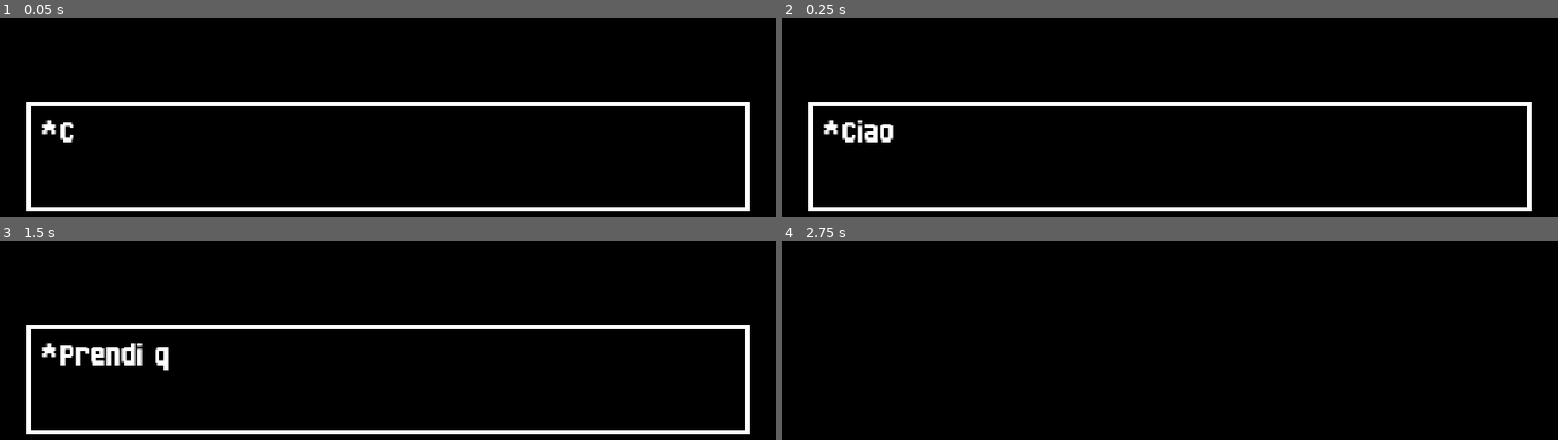
Above: before the commit, frames 1-4 (two rows, left to right).
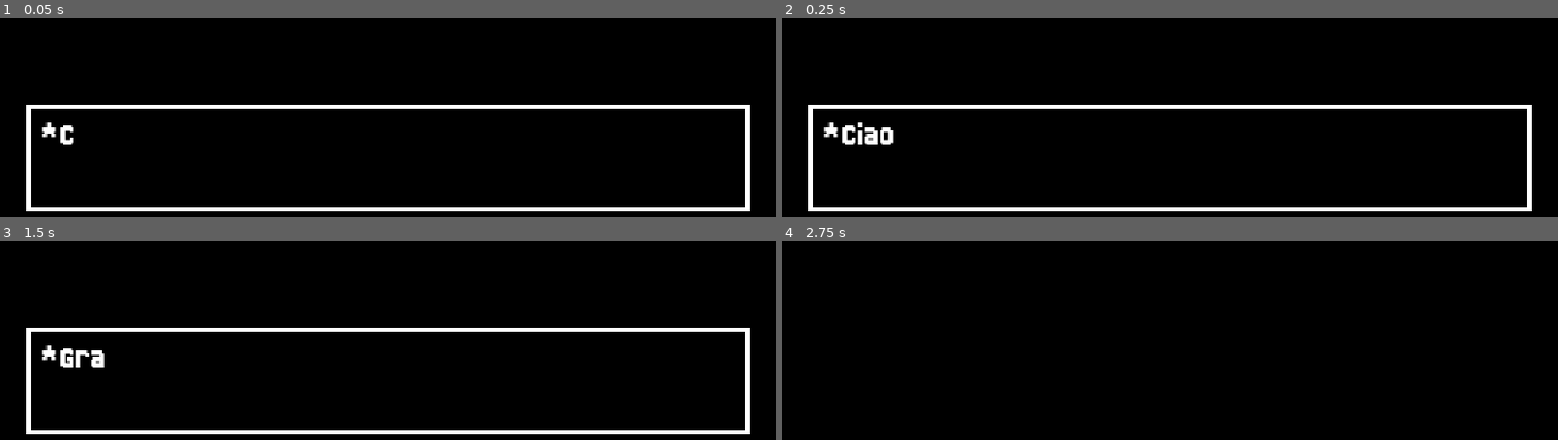
Above: after the commit, the same moments.

Repository: createlab-univaq/pisco
Game: Godot game, scene res://scene/textbox.tscn
Two runs of this game, one before a commit and one after it. Both use one fixed random seed, a clock stepped at 60 frames per second and the inputs below.
Inputs (mouse positions are in pixels of both pictures, inside the frame that each line leads up to):
- Up to frame 1 (0.05 s): no input
- Up to frame 2 (0.25 s): no input
- Up to frame 3 (1.5 s): tap Enter (ui_accept) at 0.5, 0.6, 0.77, 1.07 s; click (388, 258) at 1.25 s, where only the run after the commit has a clickable "Accetta la spada"
- Up to frame 4 (2.75 s): tap Enter (ui_accept) at 2.1, 2.27, 2.57 s

The runs differ from the first frame. In frame 1, 2.9% of the frame differs, in the area x 3-97%, y 42-64%; in frame 2, 3.2%; in frame 3, 3.6%, in the area x 3-97%, y 42-66%; in frame 4, nothing differs.

Commit message:
Implementate le scelte

Diff:
--- a/dialogs/intro/dialoghi.csv
+++ b/dialogs/intro/dialoghi.csv
@@ -1,4 +1,6 @@
 id,it,en,es
-1,Ciao viandante! Benvenuto nel nostro villaggio.,Hello traveler! Welcome to our village.,¡Hola viajero! Bienvenido a nuestro pueblo.
-2,Le cose sono diventate pericolose da queste parti...,Things have become dangerous around here...,Las cosas se han puesto peligrosas por aquí...
-3,"Prendi questa spada, ti servirà per difenderti.","Take this sword, you will need it to defend yourself.","Toma esta espada, te ayudará a defenderte."
+INTRO_1,Ciao viandante! Benvenuto nel nostro villaggio.,Hello traveler! Welcome to our village.,¡Hola viajero! Bienvenido a nuestro pueblo.
+INTRO_2,Le cose sono diventate pericolose da queste parti...,Things have become dangerous around here...,Las cosas se han puesto peligrosas por aquí...
+INTRO_3,"SCELTA:Accetta la spada->ACCETTATA|Rifiuta la spada->RIFIUTATA","CHOICE:Accept the sword->ACCETTATA|Refuse the sword->RIFIUTATA","CHOICE:Aceptar la espada->ACCETTATA|Rechazar la espada->RIFIUTATA"
+ACCETTATA_1,"Grazie! Prendi questa spada, ti servirà per difenderti.","Thank you! Take this sword, you will need it to defend yourself.","¡Gracias! Toma esta espada, te ayudará a defenderte."
+RIFIUTATA_1,Sei un tipo coraggioso... o molto sciocco. Buona fortuna.,You are a brave soul... or very foolish. Good luck.,Eres un tipo valiente... o muy tonto. Buena suerte.
--- a/scene/textbox.gd
+++ b/scene/textbox.gd
@@ -2,39 +2,53 @@
 
 const CHAR_READ_RATE = 0.05
 
-@onready var textbox_container = $TextBoxContainer
-@onready var start_symbol = $TextBoxContainer/MarginContainer/HBoxContainer/Start
-@onready var end_symbol = $TextBoxContainer/MarginContainer/HBoxContainer/End
-@onready var label = $TextBoxContainer/MarginContainer/HBoxContainer/Label2
+@onready var textbox_container = $VBoxContainer/TextBoxContainer
+@onready var start_symbol = $VBoxContainer/TextBoxContainer/MarginContainer/HBoxContainer/Start
+@onready var end_symbol = $VBoxContainer/TextBoxContainer/MarginContainer/HBoxContainer/End
+@onready var label = $VBoxContainer/TextBoxContainer/MarginContainer/HBoxContainer/Label2
+
+@onready var choices_dialog = $VBoxContainer/ChoicesDialog
+@onready var choices_list = $VBoxContainer/ChoicesDialog/ChoicesList
+@onready var base_button = $VBoxContainer/ChoicesDialog/ChoicesList/Button
 
 var tween: Tween
+var percorso_file_attuale: String = ""
 
 enum State {
 	READY,
 	READING,
-	FINISHED
+	FINISHED,
+	WAITING_CHOICE
 }
 
 var current_state = State.READY
 var text_queue = []
+# Questo dizionario tiene traccia di quale blocco caricare per ogni pulsante premuto
+var blocchi_scelte_correnti = {}
 
 func _ready():
 	TranslationServer.set_locale("it")
-	print("Starting state: State.READY")
 	hide_textbox()
+	if choices_dialog:
+		choices_dialog.hide()
 
-	# Diciamo al codice di caricare il blocco "INTRO_VILLAGGIO" che ha 3 battute nel CSV
-	carica_dialogo_da_file("res://dialogs/intro/dialoghi.csv")
+	# collega il segnale del primo pulsante base
+	if base_button:
+		base_button.pressed.connect(_on_choice_pressed.bind(0))
 
-func carica_dialogo_da_file(percorso_csv: String):
+	carica_blocco_da_file("res://dialogs/intro/dialoghi.csv", "INTRO")
+
+
+func carica_blocco_da_file(percorso_csv: String, nome_blocco: String):
 	text_queue.clear()
-	TranslationServer.clear()
+	percorso_file_attuale = percorso_csv
 
 	var lingua_corrente = TranslationServer.get_locale()
 	var percorso_translation = percorso_csv.replace(".csv", "") + "." + lingua_corrente + ".translation"
 
 	var traduzione_scena = load(percorso_translation)
 	if traduzione_scena:
+		TranslationServer.clear()
 		TranslationServer.add_translation(traduzione_scena)
 	else:
 		print("ERRORE: Impossibile trovare il file di traduzione in: ", percorso_translation)
@@ -44,20 +58,19 @@
 		var file = FileAccess.open(percorso_csv, FileAccess.READ)
 
 		if not file.eof_reached():
-			file.get_line()
+			file.get_line() # salta intestazione
 
-		var contatore_battute = 0
 		while not file.eof_reached():
 			var riga = file.get_line().strip_edges()
 			if riga != "":
-				contatore_battute += 1
+				var id_riga = riga.split(",")[0].replace('"', '')
 
-		file.close() # Chiudiamo il file
+				if id_riga.begins_with(nome_blocco + "_"):
+					queue_text(id_riga)
 
-		for i in range(1, contatore_battute + 1):
-			queue_text(str(i))
-
-		print("Dialogo caricato con successo! Battute trovate nel CSV: ", contatore_battute)
+		file.close()
+		print("Caricato blocco: ", nome_blocco, " con ", text_queue.size(), " battute.")
+		change_state(State.READY)
 	else:
 		print("ERRORE: Il file CSV non esiste in: ", percorso_csv)
 
@@ -76,8 +89,15 @@
 				change_state(State.FINISHED)
 		State.FINISHED:
 			if Input.is_action_just_pressed("ui_accept"):
-				change_state(State.READY)
-				hide_textbox()
+				# se la prossima riga è una scelta non nascondere il riquadro
+				if !text_queue.is_empty() and tr(text_queue[0]).begins_with("SCELTA:"):
+					change_state(State.READY)
+				else:
+					change_state(State.READY)
+					hide_textbox()
+		State.WAITING_CHOICE:
+			pass
+
 
 func queue_text(next_text):
 	text_queue.push_back(next_text)
@@ -92,12 +112,36 @@
 	start_symbol.text = "*"
 	textbox_container.show()
 
+
 func display_text():
 	var chiave_dialogo = text_queue.pop_front()
 	var testo_tradotto = tr(chiave_dialogo)
-	print("Chiave generata dal codice: ", chiave_dialogo)
-	print("Testo che Godot riesce a trovare: ", testo_tradotto)
+
+	if testo_tradotto.begins_with("SCELTA:"):
+
+		blocchi_scelte_correnti.clear()
+		var stringa_pulita = testo_tradotto.replace("SCELTA:", "")
+		var opzioni = stringa_pulita.split("|")
+		var testi_pulsanti = []
+
+		for i in range(opzioni.size()):
+			var dati_scelta = opzioni[i].split("->")
+			var testo_pulsante = dati_scelta[0].strip_edges()
+			var blocco_destinazione = dati_scelta[1].strip_edges()
+
+			testi_pulsanti.append(testo_pulsante)
+			blocchi_scelte_correnti[i] = blocco_destinazione
+
+		genera_pulsanti_scelta(testi_pulsanti)
+		change_state(State.WAITING_CHOICE)
+		return
+
+	# in caso di dialogo normale
 	label.text = testo_tradotto
+
+	var linee_totali = label.get_line_count()
+	assert(linee_totali <= 2, "ERRORE CRITICO: Il dialogo '" + chiave_dialogo + "' supera le 2 righe consentite! Riduci il testo nel CSV.")
+
 	label.visible_ratio = 0.0
 	change_state(State.READING)
 	show_textbox()
@@ -106,6 +150,36 @@
 	tween.tween_property(label, "visible_ratio", 1.0, len(testo_tradotto) * CHAR_READ_RATE).set_trans(Tween.TRANS_LINEAR).set_ease(Tween.EASE_IN_OUT)
 	tween.tween_callback(on_tween_completed)
 
+
+func genera_pulsanti_scelta(opzioni: Array):
+	if choices_dialog == null or choices_list == null or base_button == null:
+		print("ERRORE CRITICO: Uno dei nodi dell'interfaccia delle scelte è NULL!")
+		print("choices_dialog: ", choices_dialog)
+		print("choices_list: ", choices_list)
+		print("base_button: ", base_button)
+		return
+
+	choices_dialog.show()
+
+	for i in range(1, choices_list.get_child_count()):
+		choices_list.get_child(i).queue_free()
+
+	for i in range(opzioni.size()):
+		if i == 0:
+			base_button.text = opzioni[i]
+		else:
+			var new_btn = base_button.duplicate()
+			choices_list.add_child(new_btn)
+			new_btn.text = opzioni[i]
+			new_btn.pressed.connect(_on_choice_pressed.bind(i))
+
+func _on_choice_pressed(index: int):
+	choices_dialog.hide()
+	hide_textbox()
+
+	var prossimo_blocco = blocchi_scelte_correnti[index]
+	carica_blocco_da_file(percorso_file_attuale, prossimo_blocco)
+
 func on_tween_completed():
 	end_symbol.text = "v"
 	change_state(State.FINISHED)
--- a/scene/textbox.tscn
+++ b/scene/textbox.tscn
@@ -21,46 +21,60 @@
 [node name="Textbox" type="CanvasLayer" unique_id=652256343]
 script = ExtResource("1_m1w5b")
 
-[node name="TextBoxContainer" type="MarginContainer" parent="." unique_id=1689561141]
+[node name="VBoxContainer" type="VBoxContainer" parent="." unique_id=1524390507]
 anchors_preset = 12
 anchor_top = 1.0
 anchor_right = 1.0
 anchor_bottom = 1.0
-offset_top = -230.0
+offset_top = -158.0
 grow_horizontal = 2
 grow_vertical = 0
+
+[node name="ChoicesDialog" type="PanelContainer" parent="VBoxContainer" unique_id=2144644261]
+visible = false
+layout_mode = 2
+
+[node name="ChoicesList" type="VBoxContainer" parent="VBoxContainer/ChoicesDialog" unique_id=1101964268]
+layout_mode = 2
+
+[node name="Button" type="Button" parent="VBoxContainer/ChoicesDialog/ChoicesList" unique_id=1279854986]
+layout_mode = 2
+
+[node name="TextBoxContainer" type="MarginContainer" parent="VBoxContainer" unique_id=1689561141]
+custom_minimum_size = Vector2(0, 225)
+layout_mode = 2
 theme_override_constants/margin_left = 40
 theme_override_constants/margin_top = 50
 theme_override_constants/margin_right = 40
 theme_override_constants/margin_bottom = 16
 
-[node name="Panel" type="Panel" parent="TextBoxContainer" unique_id=1643270327]
+[node name="Panel" type="Panel" parent="VBoxContainer/TextBoxContainer" unique_id=1643270327]
 layout_mode = 2
 theme_override_styles/panel = SubResource("StyleBoxFlat_ec5rg")
 
-[node name="MarginContainer" type="MarginContainer" parent="TextBoxContainer" unique_id=581188538]
+[node name="MarginContainer" type="MarginContainer" parent="VBoxContainer/TextBoxContainer" unique_id=581188538]
 layout_mode = 2
 theme_override_constants/margin_left = 20
 theme_override_constants/margin_top = 20
 theme_override_constants/margin_right = 20
 theme_override_constants/margin_bottom = 20
 
-[node name="Panel" type="Panel" parent="TextBoxContainer/MarginContainer" unique_id=1912178717]
+[node name="Panel" type="Panel" parent="VBoxContainer/TextBoxContainer/MarginContainer" unique_id=1912178717]
 visible = false
 layout_mode = 2
 theme_override_styles/panel = SubResource("StyleBoxFlat_m1w5b")
 
-[node name="HBoxContainer" type="HBoxContainer" parent="TextBoxContainer/MarginContainer" unique_id=602767416]
+[node name="HBoxContainer" type="HBoxContainer" parent="VBoxContainer/TextBoxContainer/MarginContainer" unique_id=602767416]
 layout_mode = 2
 
-[node name="Start" type="Label" parent="TextBoxContainer/MarginContainer/HBoxContainer" unique_id=1502964963]
+[node name="Start" type="Label" parent="VBoxContainer/TextBoxContainer/MarginContainer/HBoxContainer" unique_id=1502964963]
 custom_minimum_size = Vector2(23, 0)
 layout_mode = 2
 size_flags_vertical = 0
 theme_override_fonts/font = SubResource("FontVariation_47n42")
 theme_override_font_sizes/font_size = 52
 
-[node name="Label2" type="Label" parent="TextBoxContainer/MarginContainer/HBoxContainer" unique_id=1365918181]
+[node name="Label2" type="Label" parent="VBoxContainer/TextBoxContainer/MarginContainer/HBoxContainer" unique_id=1365918181]
 custom_minimum_size = Vector2(1, 0)
 layout_mode = 2
 size_flags_horizontal = 3
@@ -73,7 +87,7 @@
 visible_characters = 0
 visible_ratio = 0.0
 
-[node name="End" type="Label" parent="TextBoxContainer/MarginContainer/HBoxContainer" unique_id=1300019785]
+[node name="End" type="Label" parent="VBoxContainer/TextBoxContainer/MarginContainer/HBoxContainer" unique_id=1300019785]
 custom_minimum_size = Vector2(23, 0)
 layout_mode = 2
 size_flags_vertical = 8
Binary file changed: dialogs/intro/dialoghi.en.translation
Binary file changed: dialogs/intro/dialoghi.es.translation
Binary file changed: dialogs/intro/dialoghi.it.translation
